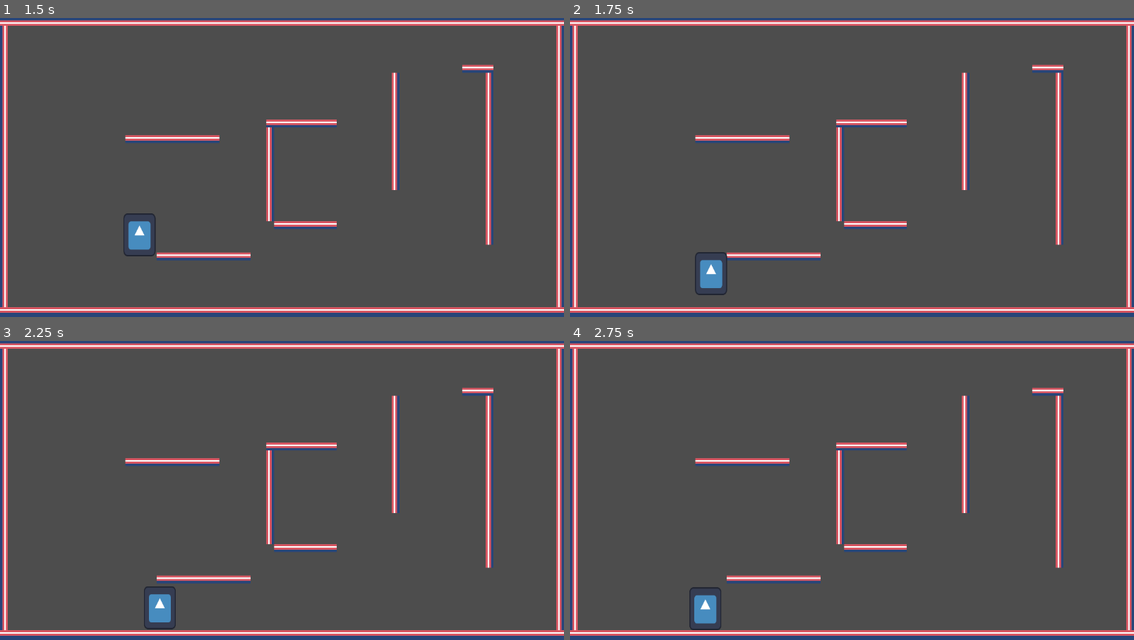
Above: before the commit, frames 1-4 (two rows, left to right).
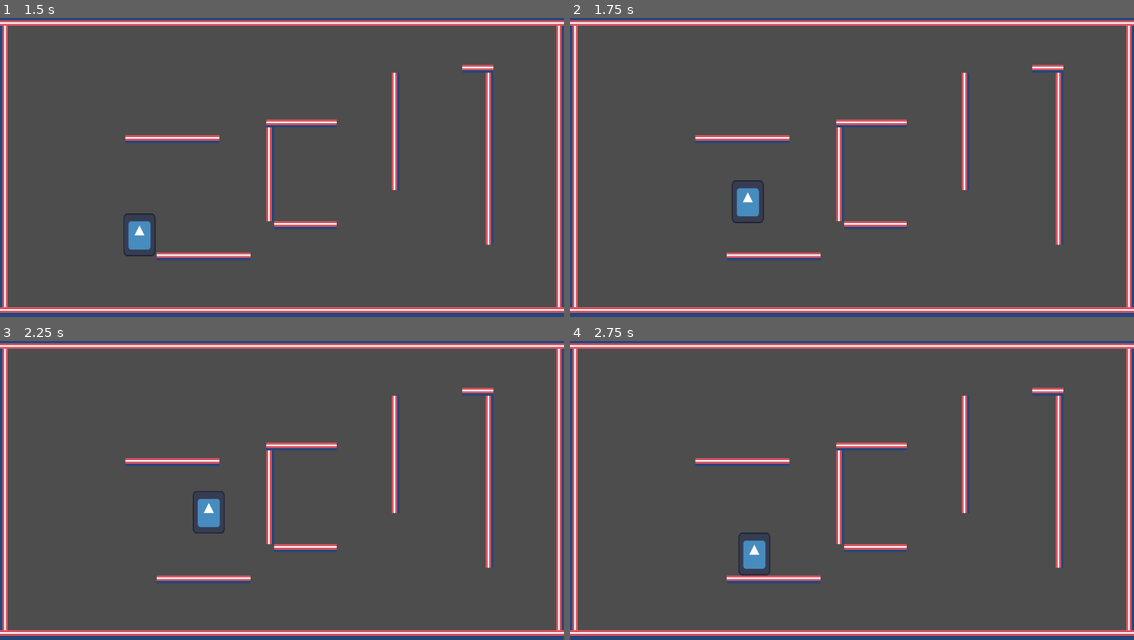
Above: after the commit, the same moments.

Repository: MauroEscalante-Hub/Movimiento-Magaman-2
Game: Godot game, scene res://main.tscn
Two runs of this game, one before a commit and one after it. Both use one fixed random seed, a clock stepped at 60 frames per second and the inputs below. The engine's default icon, where the game draws it, is replaced by a stand-in: a white triangle on a blue panel in a dark square.
Inputs:
- Up to frame 1 (1.5 s): hold Right (Derecha) from 0.53 s (still down); tap Space (Saltar) at 0.6, 0.77, 1.07 s; tap Z (Dash) at 1.35 s
- Up to frame 2 (1.75 s): keep holding Right (Derecha); tap Space (Saltar) at 1.52, 1.55 s
- Up to frame 3 (2.25 s): tap Space (Saltar) at 1.82, 2.1 s; release Right (Derecha) at 2.03 s; hold Left (Izquierda) from 2.03 s (still down)
- Up to frame 4 (2.75 s): keep holding Left (Izquierda)

Frame 1 is identical in both runs. In frame 2, 1.0% of the frame differs, in the area x 22-35%, y 54-93%; in frame 3, 1.0%; in frame 4, 1.0%.

Commit message:
Commit Salto Pared
Le agregue el salto pared

Diff:
--- a/movimiento-2d-megaman-x-intento-2/player.gd
+++ b/movimiento-2d-megaman-x-intento-2/player.gd
@@ -4,6 +4,7 @@
 var Dasheando: bool = false
 var Dash: int = 500
 var Puede_dashear: bool = true
+#Quien diria que se necesitaban tantas variables para poder dashear
 var Gravedad = ProjectSettings.get_setting("physics/2d/default_gravity")
 #gravedad para los saltos
 
@@ -27,6 +28,9 @@
 	if Input.is_action_just_pressed("Saltar") and is_on_floor():
 		velocity.y = -Velocidad * 5
 
+	#Esto lo tire solamente por probar, no pense que fuera funcionar
+	if Input.is_action_just_pressed("Saltar") and is_on_wall():
+		velocity.y = -Velocidad * 5
 	velocity.y += Gravedad * delta
 
 	pass
